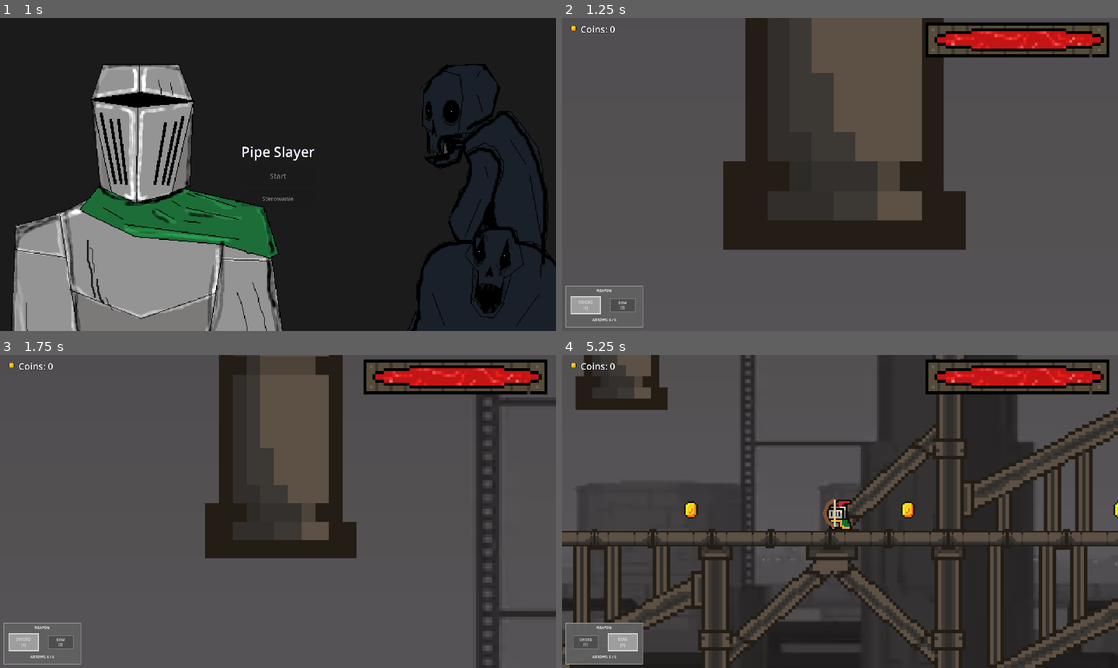
Above: before the commit, frames 1-4 (two rows, left to right).
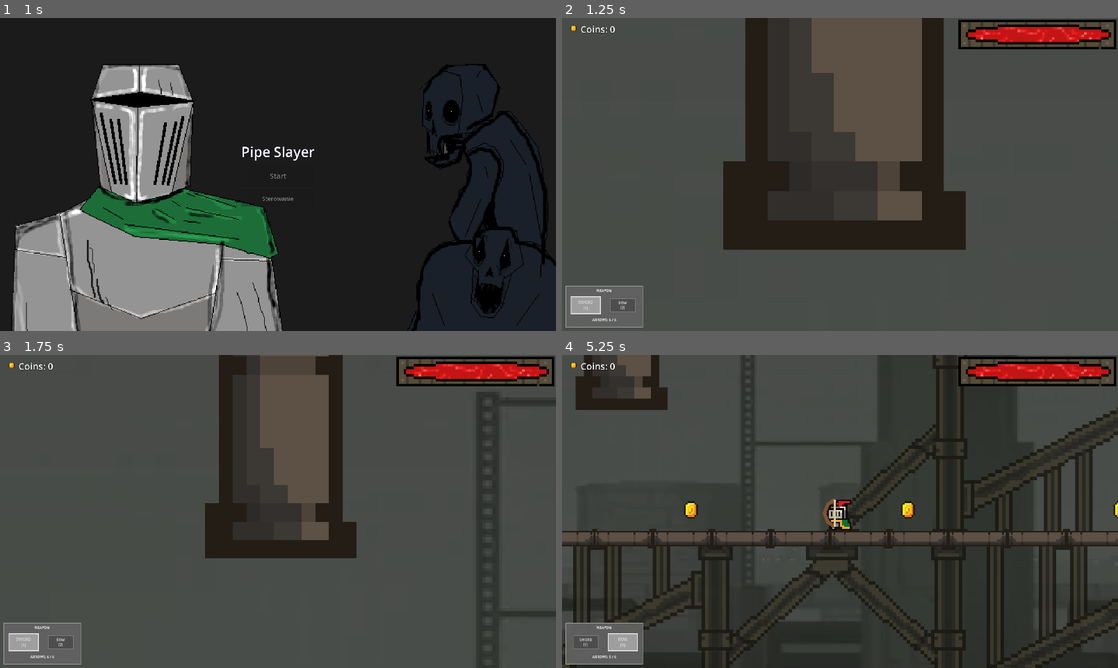
Above: after the commit, the same moments.

Repository: rkywsa/FemboyParty
Game: Godot game, scene res://MainMenu/main_menu.tscn
Same seed, same stepped clock (60 frames per second), same inputs: the game is played once before the commit and once after it. Sound files missing from this copy of the repository are replaced by a short silence.
Inputs (mouse positions are in pixels of both pictures, inside the frame that each line leads up to):
- Up to frame 1 (1 s): click "Start" at 0.5 s
- Up to frame 2 (1.25 s): no input
- Up to frame 3 (1.75 s): tap Enter (ui_accept) at 1.25, 1.52 s; move the mouse to (400, 495) at 1.27 s; hold Right (ui_right) from 1.28 s (still down); tap 1 at 1.35 s; click (400, 495) at 1.42 s
- Up to frame 4 (5.25 s): move the mouse to (728, 527) at 2.02 s; tap 2 at 2.1, 3.6, 5.1 s; tap Enter (ui_accept) at 2.27, 3.77, 4.52 s; move the mouse to (895, 442) at 2.77 s; release Right (ui_right) at 2.78 s; hold Left (ui_left) 2.78-3.53 s; tap 1 at 2.85, 4.35 s; move the mouse to (812, 574) at 3.52 s; hold Right (ui_right) 3.53-5.03 s; click (812, 574) at 3.67 s; move the mouse to (1006, 558) at 4.27 s; move the mouse to (673, 464) at 5.02 s; hold Left (ui_left) from 5.03 s (still down)

Frame 1 is identical in both runs. In frame 2, 3.1% of the frame differs, in the area x 65-100%, y 0-13%; in frame 3, 2.9%; in frame 4, 11%, in the area x 0-100%, y 0-100%.

Commit message:
upd1
heath size, , fog, hitbox and nigger

Diff:
--- a/Enemy/enemy.gd
+++ b/Enemy/enemy.gd
@@ -7,8 +7,8 @@
 
 @export_range(0.0, 500.0, 1.0, "or_greater") var speed: float = 45.0
 @export_range(0.0, 1000.0, 1.0, "or_greater") var detection_range: float = 50.0
-@export var stopping_distance: float = 26.0
-@export var attack_vertical_range: float = 64.0
+@export var stopping_distance: float = 18.0
+@export var attack_vertical_range: float = 24.0
 @export var damage: int = 10
 @export var attack_cooldown: float = 1.0
 @export var max_weapon_health: int = 6
@@ -20,6 +20,9 @@
 var attack_timer := 0.0
 var weapon_health: int
 var defeated := false
+var has_seen_player := false
+var attack_in_progress := false
+var attack_hit_applied := false
 var knockback_direction: float = 0.0
 var knockback_time: float = 0.0
 
@@ -27,6 +30,8 @@
 func _ready() -> void:
 	add_to_group("enemy")
 	weapon_health = max_weapon_health
+	animated_sprite.animation_finished.connect(_on_animated_sprite_animation_finished)
+	animated_sprite.frame_changed.connect(_on_animated_sprite_frame_changed)
 	animated_sprite.play("idle")
 
 
@@ -34,6 +39,7 @@
 	if defeated or amount <= 0:
 		return
 
+	attack_in_progress = false
 	knockback_direction = signf(global_position.x - source_position.x)
 	if knockback_direction == 0.0:
 		knockback_direction = -1.0 if animated_sprite.flip_h else 1.0
@@ -69,22 +75,27 @@
 			animated_sprite.play("hit")
 	elif is_instance_valid(player):
 		var offset_to_player := player.global_position - global_position
-		var horizontal_distance := absf(offset_to_player.x)
-		var vertical_distance := absf(offset_to_player.y)
-		if horizontal_distance <= stopping_distance and vertical_distance <= attack_vertical_range:
+		if not has_seen_player and offset_to_player.length() <= detection_range:
+			has_seen_player = true
+
+		if has_seen_player and _is_player_in_attack_range():
 			velocity.x = move_toward(velocity.x, 0.0, speed)
-			if attack_timer == 0.0 and player.has_method("take_damage"):
-				player.call("take_damage", damage, global_position)
+			if offset_to_player.x != 0.0:
+				animated_sprite.flip_h = offset_to_player.x < 0.0
+			if not attack_in_progress and attack_timer == 0.0:
+				attack_in_progress = true
+				attack_hit_applied = false
 				attack_timer = attack_cooldown
-
-			if animated_sprite.animation != "hit":
-				animated_sprite.play("hit")
-		elif offset_to_player.length() <= detection_range and horizontal_distance > stopping_distance:
+				animated_sprite.stop()
+				animated_sprite.play("hit", 1.2)
+			elif not attack_in_progress and animated_sprite.animation != "idle":
+				animated_sprite.play("idle")
+		elif has_seen_player:
 			var direction := signf(offset_to_player.x)
 			velocity.x = direction * speed
 			if direction != 0.0:
 				animated_sprite.flip_h = direction < 0
-			if animated_sprite.animation != "run":
+			if not attack_in_progress and animated_sprite.animation != "run":
 				animated_sprite.play("run")
 		else:
 			velocity.x = 0.0
@@ -96,3 +107,38 @@
 			animated_sprite.play("idle")
 
 	move_and_slide()
+
+
+func _on_animated_sprite_animation_finished() -> void:
+	if not attack_in_progress or animated_sprite.animation != "hit":
+		return
+
+	attack_in_progress = false
+
+func _on_animated_sprite_frame_changed() -> void:
+	if not attack_in_progress or attack_hit_applied or animated_sprite.animation != "hit":
+		return
+
+	var hit_frame := animated_sprite.sprite_frames.get_frame_count("hit") - 2
+	if animated_sprite.frame != hit_frame:
+		return
+
+	attack_hit_applied = true
+	if not is_instance_valid(player) or not player.has_method("take_damage"):
+		return
+
+	if not _is_player_in_attack_range():
+		return
+
+	var direction_to_player := signf(player.global_position.x - global_position.x)
+	if direction_to_player != 0.0:
+		animated_sprite.flip_h = direction_to_player < 0.0
+	player.call("take_damage", damage, global_position)
+
+
+func _is_player_in_attack_range() -> bool:
+	if not is_instance_valid(player):
+		return false
+
+	var offset_to_player := player.global_position - global_position
+	return absf(offset_to_player.x) <= stopping_distance and absf(offset_to_player.y) <= attack_vertical_range
--- a/Enemy/enemy.tscn
+++ b/Enemy/enemy.tscn
@@ -18,10 +18,6 @@
 [sub_resource type="AtlasTexture" id="AtlasTexture_psesu"]
 atlas = ExtResource("2_px1sc")
 region = Rect2(96, 224, 32, 32)
-
-[sub_resource type="AtlasTexture" id="AtlasTexture_px1sc"]
-atlas = ExtResource("2_px1sc")
-region = Rect2(0, 192, 32, 32)
 
 [sub_resource type="AtlasTexture" id="AtlasTexture_i3ke5"]
 atlas = ExtResource("2_px1sc")
@@ -136,9 +132,6 @@
 }, {
 "frames": [{
 "duration": 1.0,
-"texture": SubResource("AtlasTexture_px1sc")
-}, {
-"duration": 1.0,
 "texture": SubResource("AtlasTexture_i3ke5")
 }, {
 "duration": 1.0,
@@ -147,7 +140,7 @@
 "duration": 1.0,
 "texture": SubResource("AtlasTexture_j8qep")
 }],
-"loop": 1,
+"loop": 0,
 "name": &"hit",
 "speed": 5.0
 }, {
@@ -233,7 +226,8 @@
 position = Vector2(0, -1)
 scale = Vector2(1.083, 1)
 sprite_frames = SubResource("SpriteFrames_dvkd8")
-animation = &"die"
+animation = &"run"
+frame_progress = 0.81309575
 
 [node name="CollisionShape2D" type="CollisionShape2D" parent="." unique_id=1481503051]
 position = Vector2(0, 1.5)
--- a/Graphics/level.tscn
+++ b/Graphics/level.tscn
@@ -30,6 +30,16 @@
 [sub_resource type="RectangleShape2D" id="PipeHazardWallShape"]
 size = Vector2(6, 68.5)
 
+[sub_resource type="Gradient" id="SupportFogGradient"]
+offsets = PackedFloat32Array(0, 0.45, 1)
+colors = PackedColorArray(0.22, 0.27, 0.22, 0.42, 0.22, 0.27, 0.22, 0.18, 0.22, 0.27, 0.22, 0)
+
+[sub_resource type="GradientTexture2D" id="SupportFogTexture"]
+gradient = SubResource("SupportFogGradient")
+fill = 1
+fill_from = Vector2(0.5, 0.5)
+fill_to = Vector2(1, 0.5)
+
 [node name="Level" type="Node2D" unique_id=661646850]
 script = ExtResource("1_md3ei")
 
@@ -959,6 +969,7 @@
 position = Vector2(55, 190)
 
 [node name="Foreground" type="Node2D" parent="." unique_id=243273431]
+modulate = Color(0.66, 0.72, 0.64, 0.82)
 z_index = -1
 position = Vector2(0, 251)
 
@@ -1082,6 +1093,76 @@
 scale = Vector2(2, 2)
 texture = ExtResource("8_lj35t")
 flip_v = true
+
+[node name="BackgroundFog" type="Node2D" parent="." unique_id=672452897]
+z_index = -10
+position = Vector2(0, 251)
+
+[node name="SupportFog1" type="Sprite2D" parent="BackgroundFog" unique_id=832070712]
+z_index = 1
+position = Vector2(-80, -105)
+scale = Vector2(14.5, 8.5)
+texture = SubResource("SupportFogTexture")
+
+[node name="SupportFog2" type="Sprite2D" parent="BackgroundFog" unique_id=1814816116]
+z_index = 1
+position = Vector2(200, -40)
+scale = Vector2(13.5, 8.5)
+texture = SubResource("SupportFogTexture")
+
+[node name="SupportFog3" type="Sprite2D" parent="BackgroundFog" unique_id=1202242927]
+z_index = 1
+position = Vector2(480, -160)
+scale = Vector2(14.5, 9)
+texture = SubResource("SupportFogTexture")
+
+[node name="SupportFog4" type="Sprite2D" parent="BackgroundFog" unique_id=828762164]
+z_index = 1
+position = Vector2(760, -80)
+scale = Vector2(13.5, 8.5)
+texture = SubResource("SupportFogTexture")
+
+[node name="SupportFog5" type="Sprite2D" parent="BackgroundFog" unique_id=1009749439]
+z_index = 1
+position = Vector2(1040, -180)
+scale = Vector2(14.5, 9)
+texture = SubResource("SupportFogTexture")
+
+[node name="SupportFog6" type="Sprite2D" parent="BackgroundFog" unique_id=1350663936]
+z_index = 1
+position = Vector2(1320, -70)
+scale = Vector2(13.5, 8.5)
+texture = SubResource("SupportFogTexture")
+
+[node name="SupportFog7" type="Sprite2D" parent="BackgroundFog" unique_id=720999945]
+z_index = 1
+position = Vector2(1600, -160)
+scale = Vector2(14.5, 9)
+texture = SubResource("SupportFogTexture")
+
+[node name="SupportFog8" type="Sprite2D" parent="BackgroundFog" unique_id=1718757005]
+z_index = 1
+position = Vector2(1880, -50)
+scale = Vector2(13.5, 8.5)
+texture = SubResource("SupportFogTexture")
+
+[node name="SupportFog9" type="Sprite2D" parent="BackgroundFog" unique_id=1378495046]
+z_index = 1
+position = Vector2(2160, -150)
+scale = Vector2(14.5, 9)
+texture = SubResource("SupportFogTexture")
+
+[node name="SupportFog10" type="Sprite2D" parent="BackgroundFog" unique_id=1347613781]
+z_index = 1
+position = Vector2(2440, -70)
+scale = Vector2(13.5, 8.5)
+texture = SubResource("SupportFogTexture")
+
+[node name="SupportFog11" type="Sprite2D" parent="BackgroundFog" unique_id=272413536]
+z_index = 1
+position = Vector2(2720, -120)
+scale = Vector2(14.5, 8.5)
+texture = SubResource("SupportFogTexture")
 
 [node name="Background" type="Sprite2D" parent="." unique_id=82045364]
 z_index = -10
@@ -1109,6 +1190,7 @@
 
 [node name="pipebye" type="AudioStreamPlayer2D" parent="." unique_id=747031822]
 stream = ExtResource("7_3vbyo")
+volume_db = 24.0
 
 [node name="backgroundmusic" type="AudioStreamPlayer2D" parent="." unique_id=1916325877]
 stream = ExtResource("7_6wa3a")
@@ -1131,11 +1213,12 @@
 anchors_preset = 1
 anchor_left = 1.0
 anchor_right = 1.0
-offset_left = -664.0
-offset_top = 16.0
-offset_right = -16.0
-offset_bottom = 156.0
+offset_left = -551.0
+offset_top = 6.0
+offset_right = -487.0
+offset_bottom = 18.0
 grow_horizontal = 0
+scale = Vector2(8.508, 8.544)
 
 [node name="GameOverLayer" type="CanvasLayer" parent="." unique_id=1013662825]
 layer = 20
--- a/PlayerInteraction/player.gd
+++ b/PlayerInteraction/player.gd
@@ -20,7 +20,8 @@
 const BOW_COOLDOWN: float = 0.3
 const MAX_ARROW_AMMO: int = 6
 const AMMO_PER_KILL: int = 2
-const SWORD_RANGE: float = 42.0
+const SWORD_RANGE: float = 20.0
+const SWORD_VERTICAL_RANGE: float = 16.0
 const SWORD_DAMAGE: int = 3
 const ARROW_DAMAGE: int = 2
 const KNOCKBACK_SPEED: float = 100.0
@@ -41,6 +42,9 @@
 var gamepad_jump_requested := false
 var bow_visual: Node2D
 var bow_sound: AudioStreamPlayer2D
+var sword_hitbox_indicator: Polygon2D
+var sword_hit_pending := false
+var sword_attack_direction := 1.0
 
 
 func _ready() -> void:
@@ -50,6 +54,7 @@
 	animated_sprite.play("jump")
 	_create_bow_visual()
 	_create_bow_sound()
+	_create_sword_hitbox_indicator()
 
 	var normal_zoom := camera.zoom
 	camera.zoom = normal_zoom * INTRO_ZOOM_MULTIPLIER
@@ -96,6 +101,35 @@
 	bow_sound.stream = load("res://assets/sounds/tap.wav") as AudioStream
 	bow_sound.volume_db = -4.0
 	add_child(bow_sound)
+
+
+func _create_sword_hitbox_indicator() -> void:
+	var hitbox_points := PackedVector2Array([
+		Vector2(0.0, -SWORD_VERTICAL_RANGE),
+		Vector2(SWORD_RANGE, -SWORD_VERTICAL_RANGE),
+		Vector2(SWORD_RANGE, SWORD_VERTICAL_RANGE),
+		Vector2(0.0, SWORD_VERTICAL_RANGE)
+	])
+	sword_hitbox_indicator = Polygon2D.new()
+	sword_hitbox_indicator.name = "SwordHitboxIndicator"
+	sword_hitbox_indicator.polygon = hitbox_points
+	sword_hitbox_indicator.color = Color(1.0, 0.18, 0.1, 0.1)
+	sword_hitbox_indicator.visible = false
+	sword_hitbox_indicator.z_index = -1
+	add_child(sword_hitbox_indicator)
+
+	var outline := Line2D.new()
+	outline.width = 1.0
+	outline.default_color = Color(1.0, 0.35, 0.2, 0.5)
+	outline.antialiased = false
+	outline.points = PackedVector2Array([
+		hitbox_points[0],
+		hitbox_points[1],
+		hitbox_points[2],
+		hitbox_points[3],
+		hitbox_points[0]
+	])
+	sword_hitbox_indicator.add_child(outline)
 
 
 func _unhandled_input(event: InputEvent) -> void:
@@ -237,6 +271,10 @@
 			animated_sprite.play("idle")
 
 	move_and_slide()
+	if sword_hit_pending:
+		sword_hit_pending = false
+		if attacking and not hurt_animation_playing:
+			_hit_enemy_with_sword()
 
 
 func _play_attack() -> void:
@@ -246,12 +284,16 @@
 	attacking = true
 	attack_on_cooldown = true
 	animated_sprite.play("hit")
-	_hit_enemy_with_sword()
+	sword_attack_direction = facing_direction
+	sword_hitbox_indicator.scale.x = sword_attack_direction
+	sword_hitbox_indicator.visible = true
+	sword_hit_pending = true
 
 	var attack_duration: float = float(animated_sprite.sprite_frames.get_frame_count("hit")) \
 			/ animated_sprite.sprite_frames.get_animation_speed("hit")
 	await get_tree().create_timer(attack_duration).timeout
 	attacking = false
+	sword_hitbox_indicator.visible = false
 	var remaining_cooldown := maxf(ATTACK_COOLDOWN - attack_duration, 0.0)
 	if remaining_cooldown > 0.0:
 		await get_tree().create_timer(remaining_cooldown).timeout
@@ -260,22 +302,34 @@
 
 func _hit_enemy_with_sword() -> void:
 	var target: Node2D = null
-	var closest_distance := SWORD_RANGE + 1.0
-
-	for enemy in get_tree().get_nodes_in_group("enemy"):
-		if not is_instance_valid(enemy) or not enemy is Node2D:
+	var closest_distance := INF
+	var hitbox_shape := RectangleShape2D.new()
+	hitbox_shape.size = Vector2(SWORD_RANGE, SWORD_VERTICAL_RANGE * 2.0)
+
+	var query := PhysicsShapeQueryParameters2D.new()
+	query.shape = hitbox_shape
+	query.transform = Transform2D(
+		0.0,
+		global_position + Vector2(sword_attack_direction * SWORD_RANGE * 0.5, 0.0)
+	)
+	query.collision_mask = 0xFFFFFFFF
+	query.exclude = [get_rid()]
+	query.collide_with_bodies = true
+	query.collide_with_areas = false
+
+	var space_state := get_world_2d().direct_space_state
+	for result in space_state.intersect_shape(query, 64):
+		var enemy := result.get("collider") as Node2D
+		if not is_instance_valid(enemy) or not enemy.is_in_group("enemy"):
 			continue
-		var offset: Vector2 = enemy.global_position - global_position
-		var horizontal_distance := offset.x * facing_direction
-		if horizontal_distance < 0.0 or horizontal_distance > SWORD_RANGE:
+		if not enemy.has_method("take_weapon_damage"):
 			continue
-		if absf(offset.y) > 48.0:
-			continue
+		var horizontal_distance := absf(enemy.global_position.x - global_position.x)
 		if horizontal_distance < closest_distance:
 			closest_distance = horizontal_distance
 			target = enemy
 
-	if is_instance_valid(target) and target.has_method("take_weapon_damage"):
+	if is_instance_valid(target):
 		damage_enemy(target, SWORD_DAMAGE)
 
 
@@ -309,6 +363,8 @@
 func _play_hurt() -> void:
 	if attacking:
 		attacking = false
+		sword_hit_pending = false
+		sword_hitbox_indicator.visible = false
 	hurt_animation_playing = true
 	animated_sprite.play("hurt")
 	var hurt_duration: float = float(animated_sprite.sprite_frames.get_frame_count("hurt")) \
